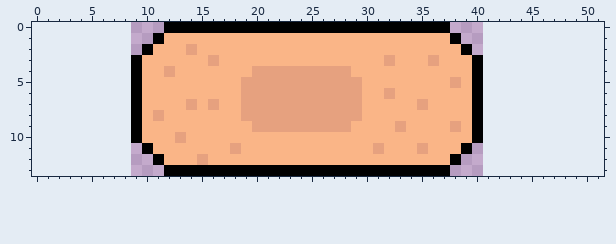
A pixel-art sprite gets an edit: Assets/Art/UI/Menus/Main Menu/Button.png. The picture above was drawn from the file before the commit.
The file is 32x32 pixels. The old version is drawn lined up with the new one, on the new canvas.
After the commit:
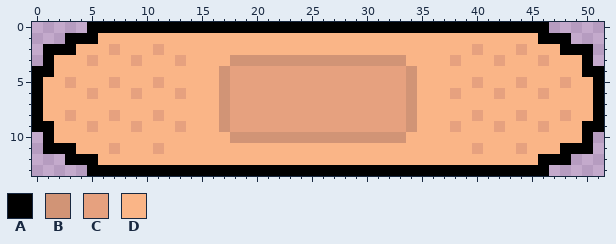
Palette (. is transparent): A #000000  B #d19476  C #e6a17f  D #fab587
Edits made:
canvas 32x32 -> 52x14, the old top-left corner now at 9,-9 (the part of the old canvas that was cut away was empty and is not shown)
y 0: x 5..11 ....... -> AAAAAAA; x 38..46 ......... -> AAAAAAAAA
y 1: x 3..11 ........A -> AAADDDDDD; x 38..48 A.......... -> DDDDDDDDAAA
y 2: x 1..11 .........AD -> AAADDDCDDDC; x 14 C -> D; x 39..50 A........... -> DCDDDCDDDAAA
y 3: x 1..9 ........A -> ADDDCDDDC; x 13 D -> C; x 16 C -> D; x 18..33 DDDDDDDDDDDDDDCD -> BBBBBBBBBBBBBBBB; x 36 C -> D; x 38 D -> C; x 40..50 A.......... -> DDCDDDCDDDA
y 4: x 0..9 .........A -> AADDDDDDDD; x 12 C -> D; x 17..19 DDD -> BCC; x 29..34 DDDDDD -> CCCCCB; x 40..51 A........... -> DDDDDDDDDDAA
y 5: x 0..9 .........A -> ADDCDDDCDD; x 11 D -> C; x 17..18 DD -> BC; x 30..34 DDDDD -> CCCCB; x 38 C -> D; x 40..51 A........... -> CDDDCDDDCDDA
y 6: x 0..9 .........A -> ADDDDCDDDC; x 13 D -> C; x 17..18 DD -> BC; x 30..31 DD -> CC; x 33..34 DD -> CB; x 38 D -> C; x 40..51 A........... -> DDCDDDCDDDDA
y 7: x 0..9 .........A -> ADDDDDDDDD; x 14 C -> D; x 16..18 CDD -> DBC; x 30..35 DDDDDC -> CCCCBD; x 40..51 A........... -> DDDDDDDDDDDA
y 8: x 0..9 .........A -> ADDCDDDCDD; x 17..18 DD -> BC; x 30..34 DDDDD -> CCCCB; x 40..51 A........... -> CDDDCDDDCDDA
y 9: x 0..9 .........A -> AADDDCDDDC; x 13 D -> C; x 17..19 DDD -> BCC; x 29..32 DDDD -> CCCC; x 34 D -> B; x 40..51 A........... -> DDCDDDCDDDAA
y 10: x 1..9 ........A -> ADDDDDDDD; x 13 C -> D; x 18..33 DDDDDDDDDDDDDDDD -> BBBBBBBBBBBBBBBB; x 40..50 A.......... -> DDDDDDDDDDA
y 11: x 1..11 .........AD -> AAADDDCDDDC; x 18 C -> D; x 31 C -> D; x 35 C -> D; x 39..50 A........... -> DCDDDCDDDAAA
y 12: x 3..11 ........A -> AAADDDDDD; x 15 C -> D; x 38..48 A.......... -> DDDDDDDDAAA
y 13: x 5..11 ....... -> AAAAAAA; x 38..46 ......... -> AAAAAAAAA
Boxes around the changes in both pictures, in picture pixels (x1, y1, x2, y2):
changed: (32, 22, 604, 176)
